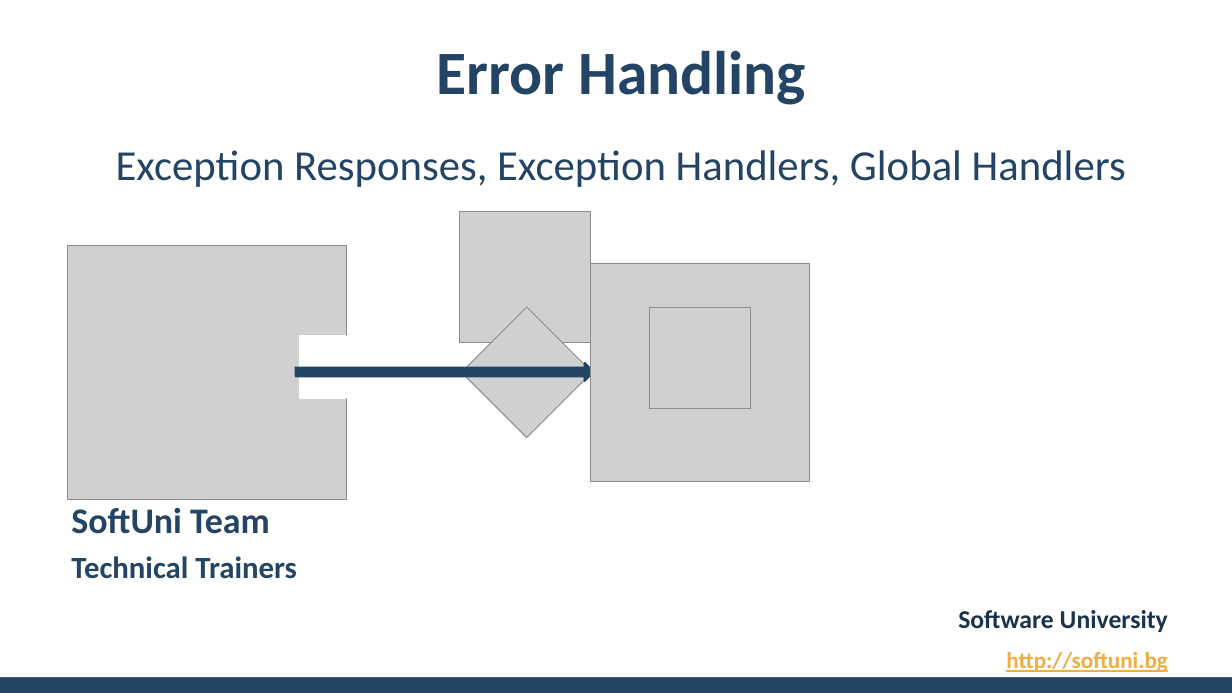
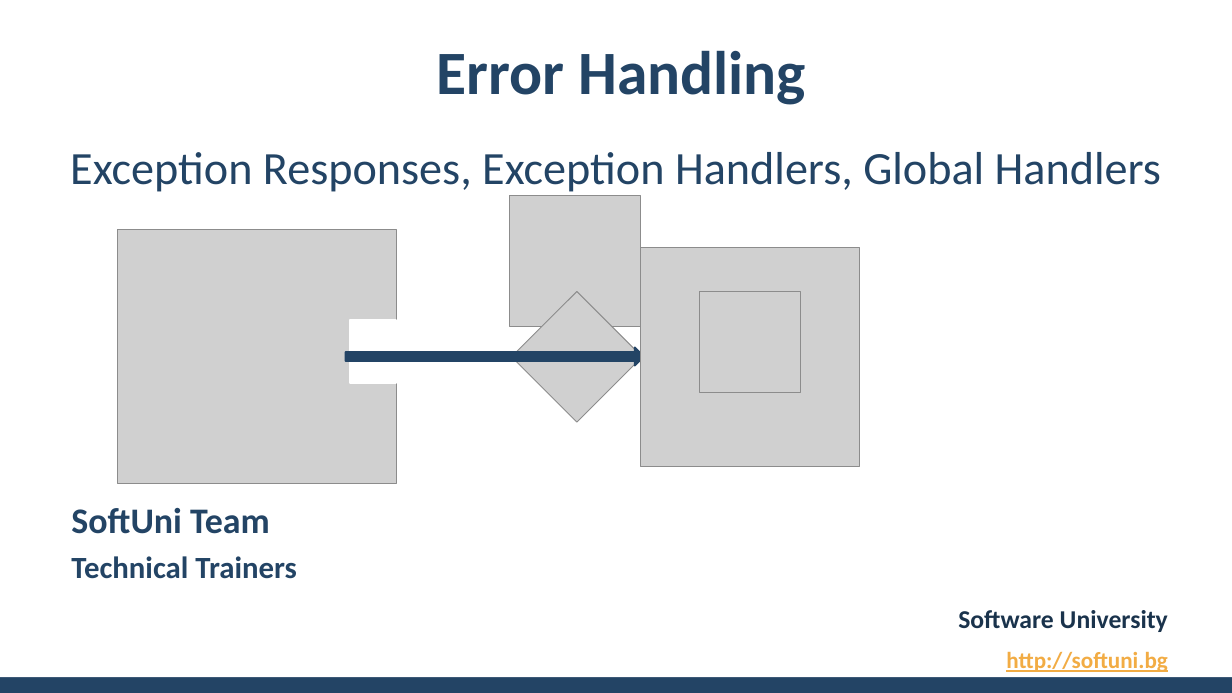
Before and after one commit to pnkosev/java-spring, a slide deck: slide 1 of ++presentations/05. Java-MVC-Frameworks-Error-Handling.pptx. Drawn at 1232x693 pixels with LibreOffice and Linux fonts; fonts in the diff are those of the drawing; grey boxes stand for pictures; background and template pictures are left out. Boxes give left, top, right and bottom in pixels: in the first picture for what was removed or moved away, otherwise in the second. Text is boxed around its words. In the diff, an @@ line names an element or a change of style, - is before the commit and + after.

Commit message:
Adding error handling

```diff
--- a/++presentations/05. Java-MVC-Frameworks-Error-Handling.pptx
+++ b/++presentations/05. Java-MVC-Frameworks-Error-Handling.pptx
@@ subtitle "Exception Responses, Exception Handlers, Global ...": place and size @@
-subtitle "Exception Responses, Exception Handlers, Global ..." at [116, 150, 1126, 187]
+subtitle "Exception Responses, Exception Handlers, Global ..." at [70, 152, 1161, 192]
@@ subtitle "Exception Responses, Exception Handlers, Global ..." at [70, 152, 1161, 192]: size 33.3 to 36 pt @@
@@ 5 pictures, 1 right arrow, 1 rectangle: place and size @@
-5 pictures, 1 right arrow, 1 rectangle at [67, 212, 810, 499]
+5 pictures, 1 right arrow, 1 rectangle at [117, 196, 860, 483]
```
Also in this commit, not shown: 9 other slides changed, 2 other files.
